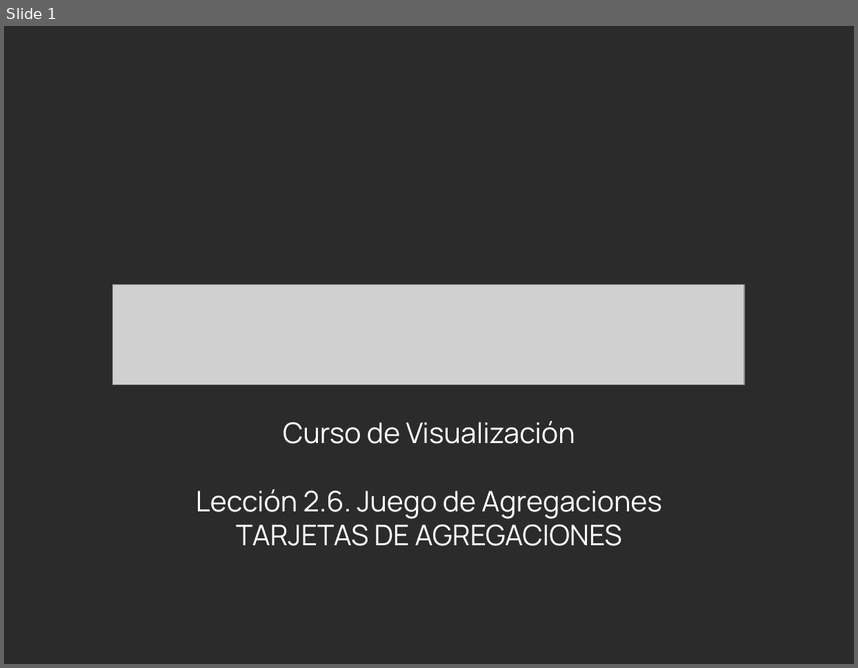
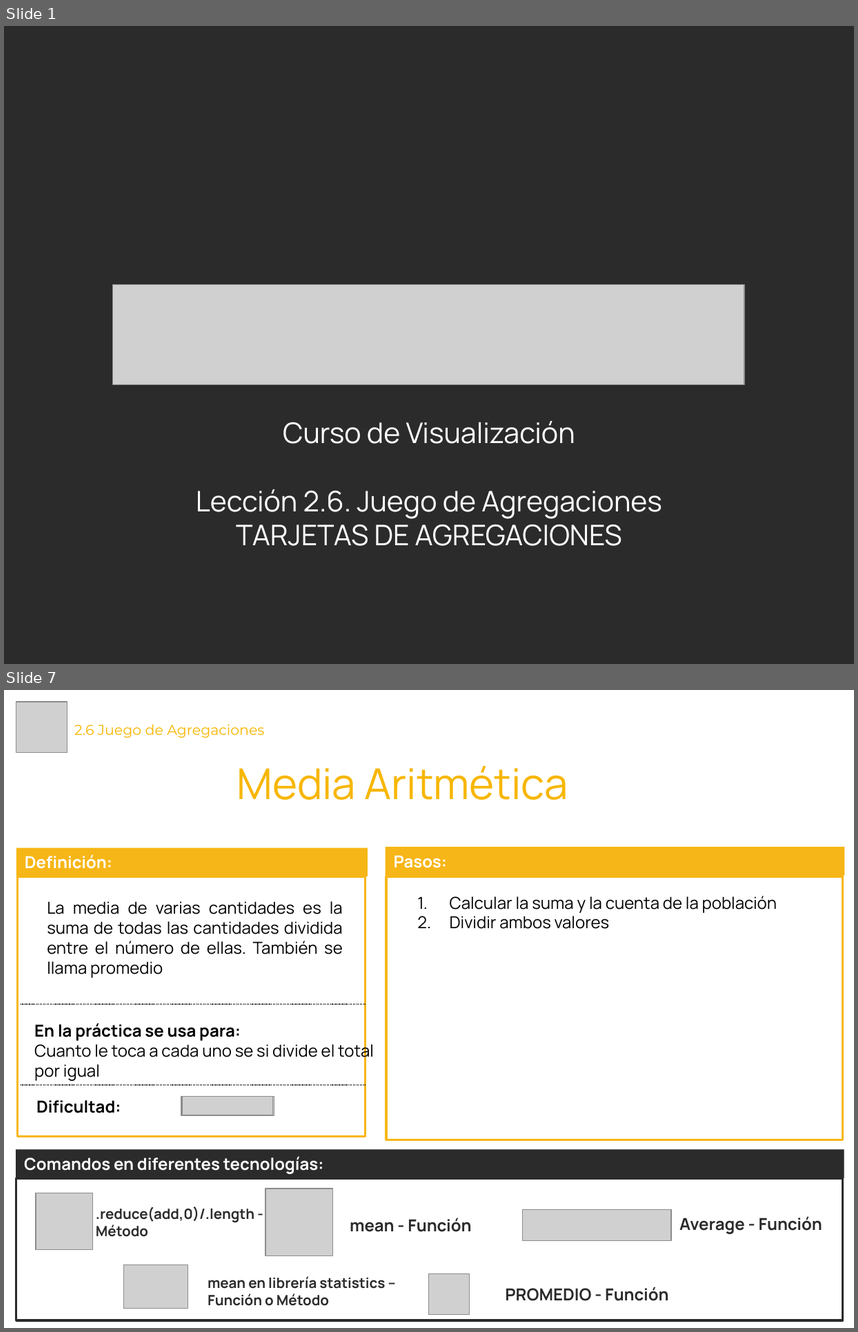
Before and after one commit to Laboratoria/curriculum, a slide deck: 18-data-visualization/Contenido Semana 1/2.6. Material - Tarjetas Juego Agregaciones.pptx. Shown one above the other, each under a label of ours: slide 1 before the commit, slides 1 and 7 after it; the slides between them are not shown. The pictures are 858x668 and 858x1332 pixels, drawn with LibreOffice and Linux fonts; fonts in the diff are those of the drawing; grey boxes stand for pictures; background and template pictures are left out; a plain dark background stands for a picture behind light text. Boxes give left, top, right and bottom in pixels: in the first picture for what was removed or moved away, otherwise in the second. Text is boxed around its words. In the diff, an @@ line names an element or a change of style, - is before the commit and + after.

Commit message:
Actualización del Contenido de los Juegos

```diff
--- a/18-data-visualization/Contenido Semana 1/2.6. Material - Tarjetas Juego Agregaciones.pptx
+++ b/18-data-visualization/Contenido Semana 1/2.6. Material - Tarjetas Juego Agregaciones.pptx
@@ slide 7 added at bbox=[4, 690, 854, 1328], background #FFFFFF @@
@@ picture added at bbox=[16, 702, 67, 753] @@
@@ title added at bbox=[74, 724, 264, 738], 12 pt, text #F7B600 @@
+2.6 Juego de Agregaciones
@@ text added at bbox=[237, 766, 568, 800], 36 pt, text #F7B600 @@
+Media Aritmética
@@ rectangle added at bbox=[16, 847, 367, 876], fill #F7B617, 14 pt, text #FFFFFF, bold @@
+Definición:
@@ rectangle added at bbox=[385, 847, 844, 876], fill #F7B617, 14 pt, text #FFFFFF, bold @@
+Pasos:
@@ rectangle added at bbox=[18, 876, 366, 1136], outline #F7B617 2 pt @@
@@ rectangle added at bbox=[386, 876, 843, 1140], outline #F7B617 2 pt @@
@@ text added at bbox=[450, 896, 777, 929], 14 pt, text #000000 @@
+1. Calcular la suma y la cuenta de la población
+2. Dividir ambos valores
@@ text added at bbox=[47, 901, 343, 978], 14 pt, text #000000 @@
+La media de varias cantidades es la suma de todas las cantidades dividida entre el número de ellas. También se llama promedio
@@ line added from (20, 1004) to (366, 1004), #2B2B2B 0.75 pt dashed @@
@@ text added at bbox=[34, 1023, 374, 1081], 14 pt, text #000000 @@
+En la práctica se usa para:
+Cuanto le toca a cada uno se si divide el total por igual
@@ line added from (20, 1085) to (366, 1085), #2B2B2B 0.75 pt dashed @@
@@ text added at bbox=[36, 1100, 121, 1113], 14 pt, text #000000, bold @@
+Dificultad:
@@ picture added at bbox=[181, 1096, 274, 1115] @@
@@ picture added at bbox=[181, 1096, 272, 1115] @@
@@ rectangle added at bbox=[16, 1149, 844, 1178], fill #2B2B2B, 14 pt, text #FFFFFF, bold @@
+Comandos en diferentes tecnologías:
@@ rectangle added at bbox=[16, 1178, 842, 1320], outline #2B2B2B 2 pt @@
@@ picture added at bbox=[36, 1192, 92, 1250] @@
@@ text added at bbox=[96, 1206, 254, 1236], 12 pt, text #2B2B2B, bold @@
+.reduce(add,0)/.length - Método
@@ picture added at bbox=[266, 1188, 333, 1255] @@
@@ text added at bbox=[350, 1217, 471, 1232], 14 pt, text #2B2B2B, bold @@
+mean - Función
@@ picture added at bbox=[523, 1210, 671, 1241] @@
@@ text added at bbox=[680, 1216, 822, 1234], 14 pt, text #2B2B2B, bold @@
+Average - Función
@@ picture added at bbox=[124, 1265, 188, 1308] @@
@@ text added at bbox=[208, 1276, 385, 1305], 12 pt, text #2B2B2B, bold @@
+mean en librería statistics – Función o Método
@@ picture added at bbox=[429, 1273, 470, 1314] @@
@@ text added at bbox=[505, 1286, 668, 1301], 14 pt, text #2B2B2B, bold @@
+PROMEDIO - Función
```
Also in this commit, not shown: 1 slide changed, 6 other slides added, 7 slides removed, 9 other files.
